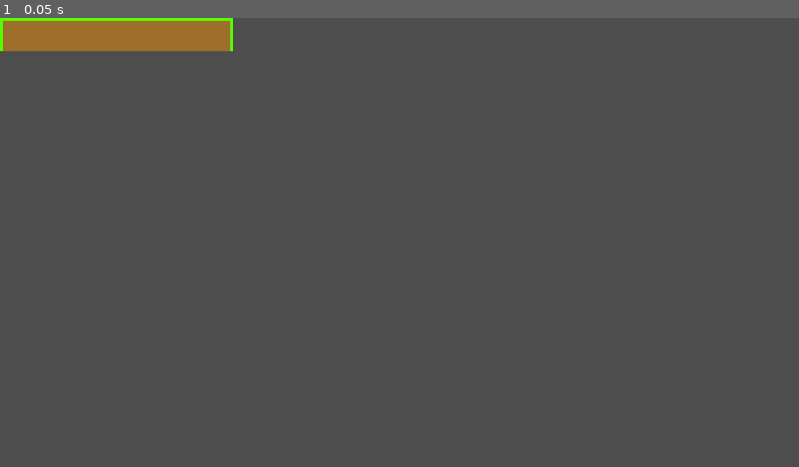
Above: before the commit, frame 1.
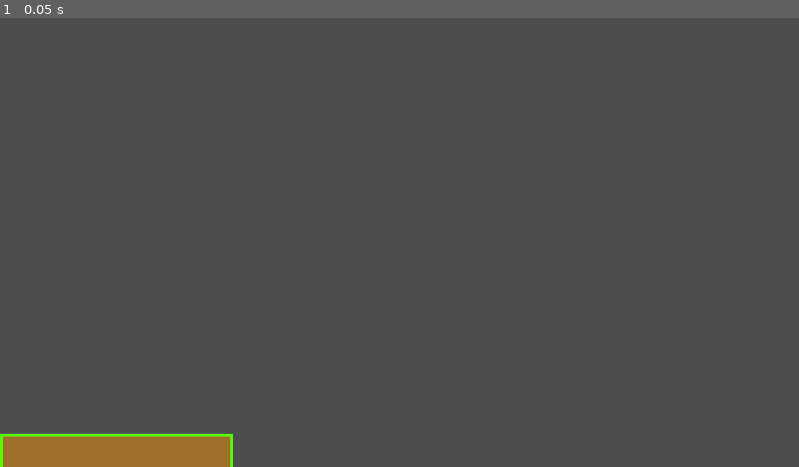
Above: after the commit, the same moment.

Repository: xwilson03/CometsCrown
Game: Godot game, scene res://root.tscn
The game is run twice, just before and just after one commit, with the same random seed, the same clock (stepped at 60 frames per second) and the same inputs. The project has no main scene, so this scene is started directly.
Inputs:
- Up to frame 1 (0.05 s): no input

The runs differ from the first frame. In frame 1, 4.4% of the frame differs, in the area x 0-30%, y 0-100%.

Commit message:
moves ground

Diff:
--- a/root.tscn
+++ b/root.tscn
@@ -47,6 +47,7 @@
 [node name="Root" type="Node2D"]
 
 [node name="World" type="TileMap" parent="."]
+position = Vector2(0, 600)
 tile_set = SubResource("TileSet_d8m5v")
 format = 2
 layer_0/tile_data = PackedInt32Array(0, 0, 0, 1, 65536, 0, 2, 65536, 0, 3, 65536, 0, 4, 65536, 0, 5, 65536, 0, 6, 65536 …(927 unchanged characters)…
